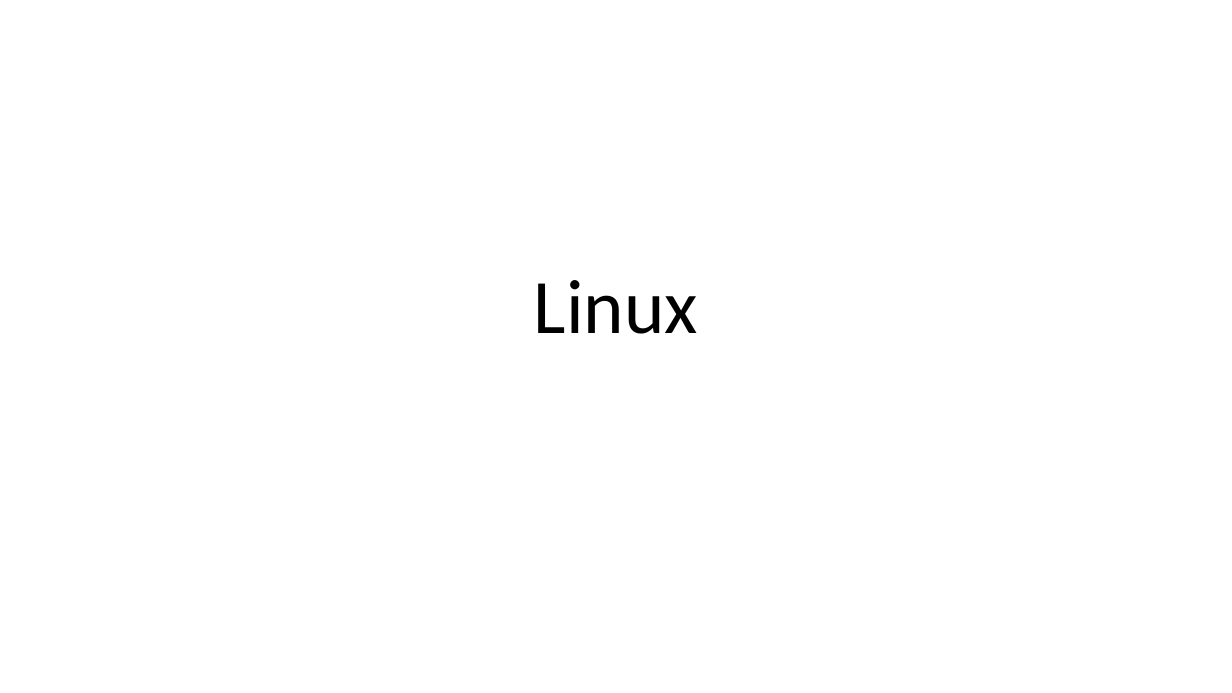
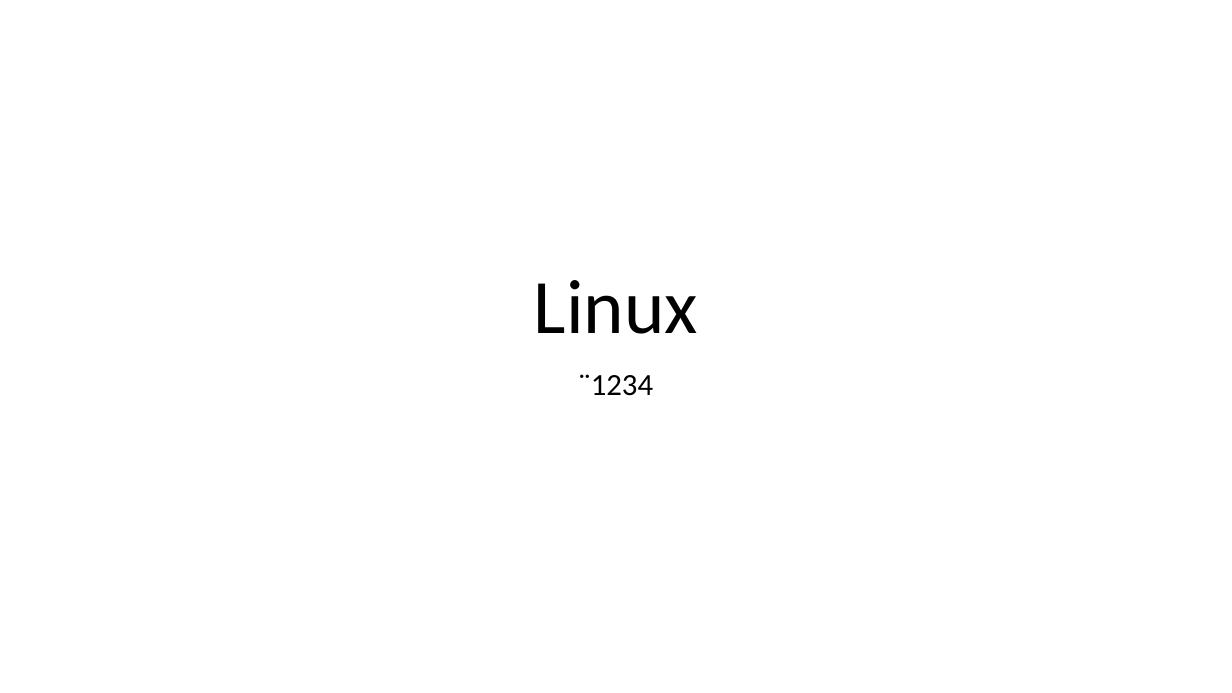
Before and after one commit to RadRoz12/Test2, a slide deck: slide 1 of Linux.pptx. Drawn at 1232x693 pixels with LibreOffice and Linux fonts; fonts in the diff are those of the drawing. Boxes give left, top, right and bottom in pixels: in the first picture for what was removed or moved away, otherwise in the second. Text is boxed around its words. In the diff, an @@ line names an element or a change of style, - is before the commit and + after.

Commit message:
ne

```diff
--- a/Linux.pptx
+++ b/Linux.pptx
@@ subtitle added at (579, 374, 653, 396), 24 pt, text #000000 @@
+¨1234
```
